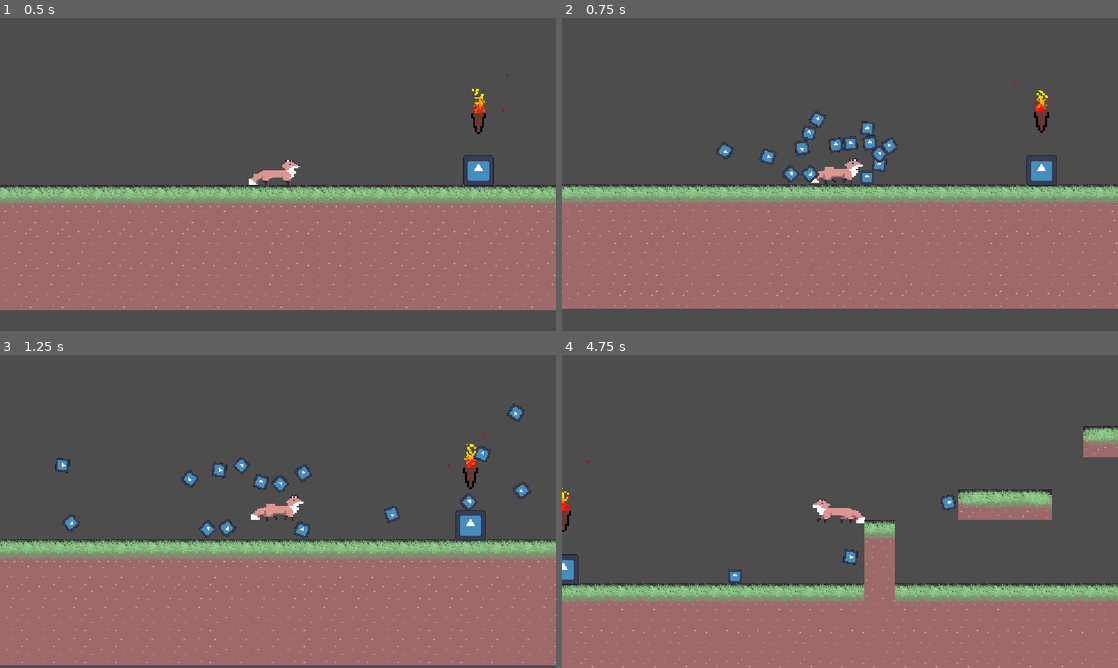
Above: before the commit, frames 1-4 (two rows, left to right).
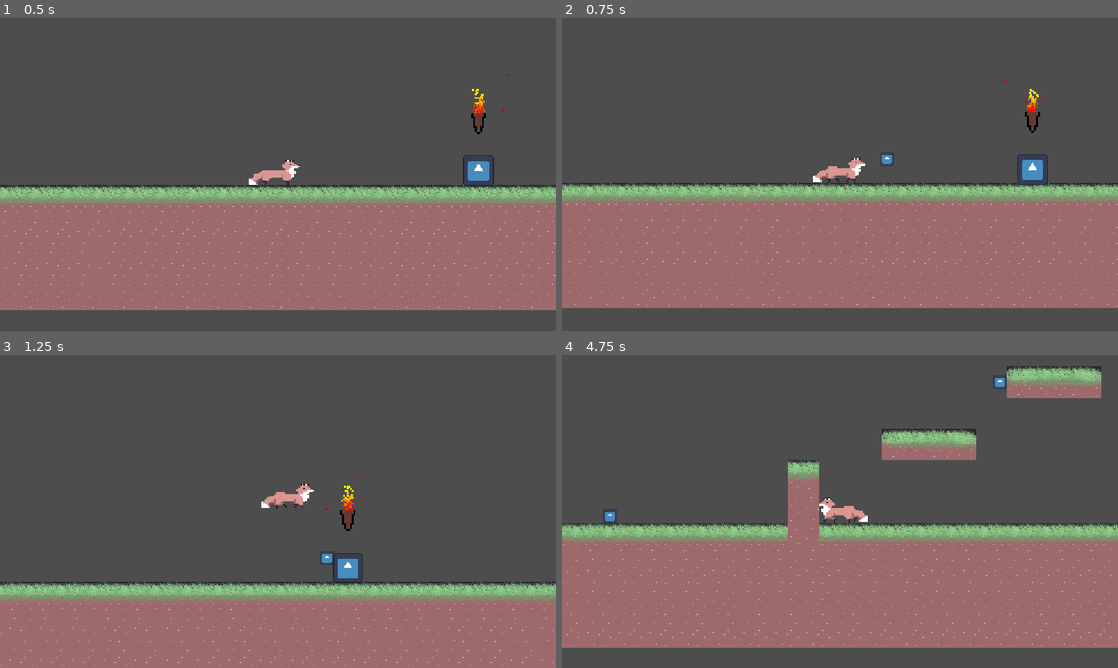
Above: after the commit, the same moments.

Repository: skueee/jame-gam-26
Game: Godot game, scene res://main.tscn
The game is run twice, just before and just after one commit, with the same random seed, the same clock (stepped at 60 frames per second) and the same inputs. The engine's default icon, where the game draws it, is replaced by a stand-in: a white triangle on a blue panel in a dark square.
Inputs (mouse positions are in pixels of both pictures, inside the frame that each line leads up to):
- Up to frame 1 (0.5 s): no input
- Up to frame 2 (0.75 s): tap Enter at 0.5 s; move the mouse to (962, 158) at 0.52 s; hold Right (right) from 0.53 s (still down); tap Down (shield) at 0.6 s; click (962, 158) at 0.67 s
- Up to frame 3 (1.25 s): keep holding Right (right); tap Up (up) at 0.77, 1.07 s; tap Q (throw) at 0.8 s
- Up to frame 4 (4.75 s): move the mouse to (728, 527) at 1.27 s; tap Q (throw) at 1.35, 3.05 s; tap Up (up) at 1.52, 1.55, 1.82, 2.1, 3.02, 3.32, 3.77, 3.8, 4.07, 4.52 s; move the mouse to (895, 442) at 2.02 s; release Right (right) at 2.03 s; hold Left (left) 2.03-2.78 s; tap Down (shield) at 2.3, 4.35 s; move the mouse to (812, 574) at 2.77 s; hold Right (right) 2.78-4.28 s; tap Shift (bridge) at 2.85 s; click (812, 574) at 2.92 s; move the mouse to (1006, 558) at 3.52 s; tap Space (continue) at 3.6 s; move the mouse to (673, 464) at 4.27 s; hold Left (left) from 4.28 s (still down)

Frame 1 is identical in both runs. In frame 2, 5.1% of the frame differs, in the area x 0-100%, y 19-93%; in frame 3, 23%; in frame 4, 37%, in the area x 0-100%, y 3-100%.

Commit message:
added lives, also i think the fox was better when quick

Diff:
--- a/enemy.tscn
+++ b/enemy.tscn
@@ -79,6 +79,7 @@
 func _on_body_entered(body: Node2D) -> void:
 	if body.name == \"player\":
 		body.die()
+
 "
 
 [sub_resource type="RectangleShape2D" id="RectangleShape2D_wmg3h"]
--- a/main.tscn
+++ b/main.tscn
@@ -77,7 +77,7 @@
 
 [node name="player" parent="." unique_id=1888012525 instance=ExtResource("1_ig7tw")]
 acceleration = 300
-max_speed = 600
+max_speed = 700
 
 [node name="Fireeffect3" parent="." unique_id=1671324559 instance=ExtResource("5_lquwl")]
 position = Vector2(475, -22)
--- a/player.gd
+++ b/player.gd
@@ -13,18 +13,16 @@
 @export var bridge_throw_cd := 0.1
 @export var shield_force = 15.0
 @export var shield_radius = 15
-
+@export var lives = 2
 var wall_jump := false
 var wall_direction: Vector2
 var last_direction := 1
 var direction := 1.0
 var jump := false
 var can_bridge_throw = true
-var can_shield = true
 var wall_jump_lock := 0.0
 
 @onready var bridge_throw_timer = $Timer
-@onready var shield_timer = $Timer2
 @onready var sprite_2d: AnimatedSprite2D = $Sprite2D
 
 
@@ -32,13 +30,6 @@
 	bridge_throw_timer.wait_time = bridge_throw_cd
 	bridge_throw_timer.timeout.connect(allow)
 	bridge_throw_timer.start()
-	shield_timer.timeout.connect(allow_shield)
-
-
-func allow_shield():
-	can_shield = true
-
-
 func allow():
 	can_bridge_throw = true
 
@@ -52,7 +43,6 @@
 	move_and_slide()
 	attack()
 	bridge()
-	shield()
 
 func animate():
 	if velocity.x:
@@ -105,23 +95,19 @@
 
 
 func shield():
-	if Input.is_action_just_pressed("shield"):
-		if not can_shield:
-			return
-		can_shield = false
-		shield_timer.start()
-		var throwable: PackedScene = load("res://throwable.tscn")
-		var count = 14
 
-		for i in range(count):
-			var potion: RigidBody2D = throwable.instantiate()
-			var angle = TAU * i / count
-			var offset = Vector2(cos(angle), sin(angle)) * shield_radius
-			potion.global_position = global_position + offset
-			get_parent().add_child(potion)
-			var throw_direction = offset.normalized()
+	var throwable: PackedScene = load("res://throwable.tscn")
+	var count = 14
 
-			potion.apply_central_impulse(throw_direction * shield_force)
+	for i in range(count):
+		var potion: RigidBody2D = throwable.instantiate()
+		var angle = TAU * i / count
+		var offset = Vector2(cos(angle), sin(angle)) * shield_radius
+		potion.global_position = global_position + offset
+		get_parent().add_child(potion)
+		var throw_direction = offset.normalized()
+
+		potion.apply_central_impulse(throw_direction * shield_force)
 
 
 func set_velocit(delta):
@@ -153,6 +139,8 @@
 
 
 func die():
-	$AnimationPlayer.play("die")
-	await $AnimationPlayer.animation_finished
+	if lives > 1:
+		lives -= 1
+		shield()
+		return
 	get_tree().call_deferred("reload_current_scene")
--- a/player.tscn
+++ b/player.tscn
@@ -68,115 +68,6 @@
 [sub_resource type="RectangleShape2D" id="RectangleShape2D_ukc20"]
 size = Vector2(20.75, 9)
 
-[sub_resource type="Animation" id="Animation_onrkg"]
-length = 0.001
-tracks/0/type = "value"
-tracks/0/imported = false
-tracks/0/enabled = true
-tracks/0/path = NodePath("Sprite2D:position")
-tracks/0/interp = 1
-tracks/0/loop_wrap = true
-tracks/0/keys = {
-"times": PackedFloat32Array(0),
-"transitions": PackedFloat32Array(1),
-"update": 0,
-"values": [Vector2(-4.7683716e-07, -3)]
-}
-tracks/1/type = "value"
-tracks/1/imported = false
-tracks/1/enabled = true
-tracks/1/path = NodePath("Sprite2D:rotation")
-tracks/1/interp = 1
-tracks/1/loop_wrap = true
-tracks/1/keys = {
-"times": PackedFloat32Array(0),
-"transitions": PackedFloat32Array(1),
-"update": 0,
-"values": [0.0]
-}
-tracks/2/type = "value"
-tracks/2/imported = false
-tracks/2/enabled = true
-tracks/2/path = NodePath("Sprite2D:scale")
-tracks/2/interp = 1
-tracks/2/loop_wrap = true
-tracks/2/keys = {
-"times": PackedFloat32Array(0),
-"transitions": PackedFloat32Array(1),
-"update": 0,
-"values": [Vector2(0.01614868, 0.01614868)]
-}
-tracks/3/type = "value"
-tracks/3/imported = false
-tracks/3/enabled = true
-tracks/3/path = NodePath("Camera2D:zoom")
-tracks/3/interp = 1
-tracks/3/loop_wrap = true
-tracks/3/keys = {
-"times": PackedFloat32Array(0),
-"transitions": PackedFloat32Array(1),
-"update": 0,
-"values": [Vector2(4, 4)]
-}
-
-[sub_resource type="Animation" id="Animation_i3pqv"]
-resource_name = "die"
-length = 0.7
-tracks/0/type = "value"
-tracks/0/imported = false
-tracks/0/enabled = true
-tracks/0/path = NodePath("Sprite2D:rotation")
-tracks/0/interp = 1
-tracks/0/loop_wrap = true
-tracks/0/keys = {
-"times": PackedFloat32Array(0, 0.13333334, 0.7),
-"transitions": PackedFloat32Array(1.366041, 2.1435478, 1),
-"update": 0,
-"values": [0.0, 0.08726646259971647, 6.2831855]
-}
-tracks/1/type = "value"
-tracks/1/imported = false
-tracks/1/enabled = true
-tracks/1/path = NodePath("Sprite2D:scale")
-tracks/1/interp = 1
-tracks/1/loop_wrap = true
-tracks/1/keys = {
-"times": PackedFloat32Array(0.03333334, 0.1, 0.6666666),
-"transitions": PackedFloat32Array(0.5946035, 2.070531, 1),
-"update": 0,
-"values": [Vector2(0.01614868, 0.01614868), Vector2(0.018, 0.018), Vector2(0, 0)]
-}
-tracks/2/type = "value"
-tracks/2/imported = false
-tracks/2/enabled = true
-tracks/2/path = NodePath("Sprite2D:position")
-tracks/2/interp = 2
-tracks/2/loop_wrap = true
-tracks/2/keys = {
-"times": PackedFloat32Array(0, 0.2, 0.7),
-"transitions": PackedFloat32Array(0.43527535, 1.2745609, 1),
-"update": 0,
-"values": [Vector2(-4.7683716e-07, -3), Vector2(0, -9.085), Vector2(0, -15.15)]
-}
-tracks/3/type = "value"
-tracks/3/imported = false
-tracks/3/enabled = true
-tracks/3/path = NodePath("Camera2D:zoom")
-tracks/3/interp = 1
-tracks/3/loop_wrap = true
-tracks/3/keys = {
-"times": PackedFloat32Array(0, 0.7),
-"transitions": PackedFloat32Array(2.4622896, 1),
-"update": 0,
-"values": [Vector2(4, 4), Vector2(2, 2)]
-}
-
-[sub_resource type="AnimationLibrary" id="AnimationLibrary_hqtel"]
-_data = {
-&"RESET": SubResource("Animation_onrkg"),
-&"die": SubResource("Animation_i3pqv")
-}
-
 [node name="player" type="CharacterBody2D" unique_id=1888012525 groups=["player"]]
 script = ExtResource("1_onrkg")
 gravity = 980
@@ -201,10 +92,3 @@
 shape = SubResource("RectangleShape2D_ukc20")
 
 [node name="Timer" type="Timer" parent="." unique_id=1033359897]
-
-[node name="Timer2" type="Timer" parent="." unique_id=80709999]
-wait_time = 5.0
-
-[node name="AnimationPlayer" type="AnimationPlayer" parent="." unique_id=267130995]
-root_node = NodePath("../Sprite2D")
-libraries/ = SubResource("AnimationLibrary_hqtel")
